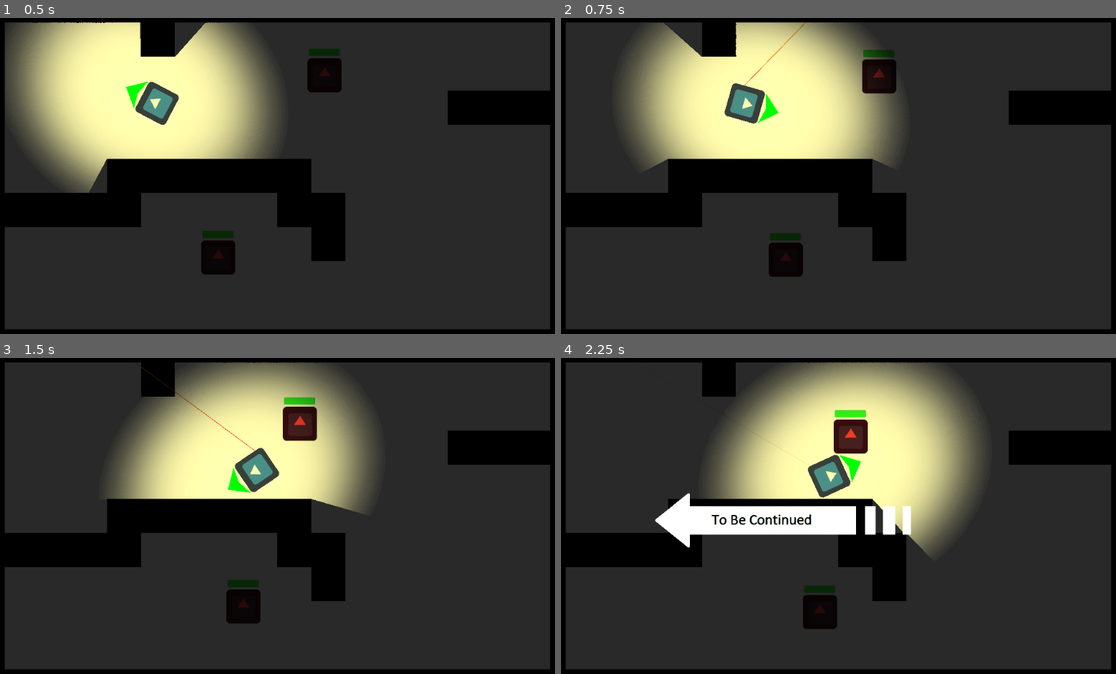
Above: before the commit, frames 1-4 (two rows, left to right).
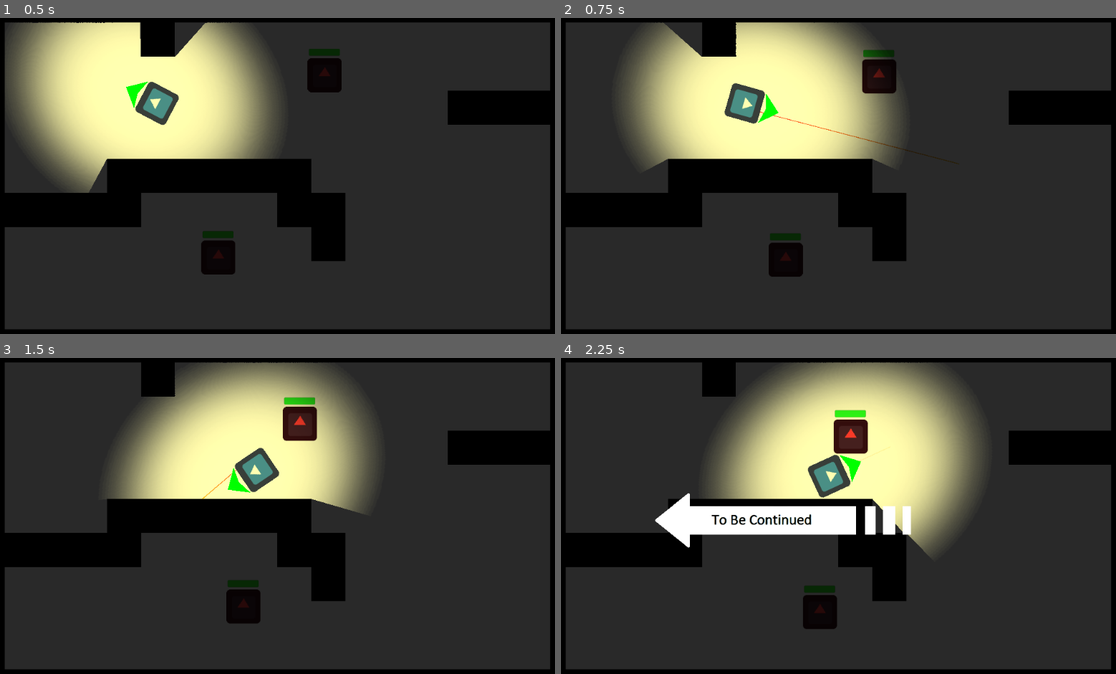
Above: after the commit, the same moments.

Repository: game-prototypes/top-down-godot
Game: Godot game, scene res://scenes/Main.tscn
The game is run twice, just before and just after one commit, with the same random seed, the same clock (stepped at 60 frames per second) and the same inputs. The engine's default icon, where the game draws it, is replaced by a stand-in: a white triangle on a blue panel in a dark square.
Inputs (mouse positions are in pixels of both pictures, inside the frame that each line leads up to):
- Up to frame 1 (0.5 s): no input
- Up to frame 2 (0.75 s): move the mouse to (960, 163) at 0.52 s; hold Right (move_right) from 0.53 s (still down); click (960, 163) at 0.6 s
- Up to frame 3 (1.5 s): move the mouse to (155, 538) at 1.27 s; release Right (move_right) at 1.28 s; hold S (move_down) from 1.28 s (still down); click (155, 538) at 1.35 s
- Up to frame 4 (2.25 s): move the mouse to (888, 446) at 2.02 s; release S (move_down) at 2.03 s; hold Right (move_right) from 2.03 s (still down); click (888, 446) at 2.1 s

Frame 1 is identical in both runs. In frame 2, 0.2% of the frame differs, in the area x 33-72%, y 1-47%; in frame 3, 0.1%; in frame 4, less than 0.1%.
Error in both runs: Invalid get index '1' (on base: 'PoolVector2Array'). (res://entities/enemy/enemy.gd:39)

Commit message:
Fix bullet trail

Diff:
--- a/entities/player/bullet_trail/bullet_trail.gd
+++ b/entities/player/bullet_trail/bullet_trail.gd
@@ -1,11 +1,10 @@
 extends Line2D
 
-class_name BulletTrail
-
 func set_path(origin:Vector2, target:Vector2):
+	# Sets the current line path
 	clear_points()
 	add_point(origin)
 	add_point(target)
 
 func _on_animation_finished(_anim_name):
-	queue_free()
+	queue_free() # Removes the node once the animation finishes (fade)
--- a/entities/player/bullet_trail/bullet_trail.tscn
+++ b/entities/player/bullet_trail/bullet_trail.tscn
@@ -34,9 +34,15 @@
 default_color = Color( 0.603922, 0.305882, 0.164706, 1 )
 gradient = SubResource( 2 )
 script = ExtResource( 1 )
+__meta__ = {
+"_editor_description_": "Line to represent a bullet trail"
+}
 
 [node name="TrailAnimation" type="AnimationPlayer" parent="."]
 autoplay = "bullet_trail"
 anims/bullet_trail = SubResource( 3 )
+__meta__ = {
+"_editor_description_": "This animation will fade in and out the line"
+}
 
 [connection signal="animation_finished" from="TrailAnimation" to="." method="_on_animation_finished"]
--- a/entities/player/player.gd
+++ b/entities/player/player.gd
@@ -1,4 +1,6 @@
 extends KinematicBody2D
+
+class_name Player
 # Our player is a kinematic body because interacts with the physics (e.g. collisions)
 # But it is controlled by the player, not the physics engine
 
@@ -49,7 +51,7 @@
 func _look_update(_delta):
 	# Returns global coordinates of the mouse in the world, not the screen position
 	# Global means that it doesn't matter where the player is
-	var target=get_global_mouse_position()
+	var target=_get_target_position()
 	look_at(target)
 
 func _shoot():
@@ -58,10 +60,12 @@
 	# NOTE: if we were to use a lot of bullets in a performance intensive game, this instancing can be done
 	# beforehand and then use and reuse the same nodes (pooling)
 
-	var target=get_local_mouse_position() # Get mouse position, using the current position as reference
-	gun_raycast.cast_to=target # Where to ray cast?
-	# Raycast, by default, will run on the next physics_process, because we want to run it now, we will force
-	# the update
+	var target=_get_target_position()
+	# Raycast will send a ray to the target, it works with local reference so we
+	# convert the global target to local coordinates
+	gun_raycast.cast_to=to_local(target)
+	# Raycast, by default, will run on the next physics_process
+	# because we want to run it now, we will force the update
 	gun_raycast.force_raycast_update()
 
 	var collision_point=target # If we don't hit anything, the bullet will end on our mouse position
@@ -72,7 +76,7 @@
 		if collision_node.is_in_group("enemy"): # We use groups to identify enemies
 			collision_node.on_damage(damage) # damage the enemy (enemy.gd)
 
-	bullet_instance.set_path(position, target) # Draws the bullet trail path (check bullet_trail.tscn)
+	bullet_instance.set_path(position, collision_point) # Draws the bullet trail path (check bullet_trail.tscn)
 	# To render any node, the node needs to be set as child of any element in the scene. We can set the node
 	# as the child of the player, but then the trail will move along with the player
 	# The owner node will be root scene, that doesn't move, so we set the bullet as part of it
@@ -83,3 +87,8 @@
 		var collider := get_slide_collision(i).collider # The thing we are colliding with
 		if collider.is_in_group("enemy"): # Is an enemy?
 			emit_signal("dead") # DEAD, a signal is emitted, main will take core of our rotting corpse
+
+func _get_target_position():
+	# Returns global coordinates of the mouse in the world, not the screen position
+	# Global means that it doesn't matter where the player is
+	return get_global_mouse_position()
--- a/project.godot
+++ b/project.godot
@@ -9,13 +9,13 @@
 config_version=4
 
 _global_script_classes=[ {
-"base": "Line2D",
-"class": "BulletTrail",
+"base": "KinematicBody2D",
+"class": "Player",
 "language": "GDScript",
-"path": "res://entities/player/bullet_trail/bullet_trail.gd"
+"path": "res://entities/player/player.gd"
 } ]
 _global_script_class_icons={
-"BulletTrail": ""
+"Player": ""
 }
 
 [application]
--- a/scenes/main.gd
+++ b/scenes/main.gd
@@ -2,7 +2,7 @@
 
 # The main script will handle all basic setup and orchestration
 
-onready var player:=$Player
+onready var player:Player=$Player
 # This node constains all enemies as children
 onready var enemies:=$Enemies
 # Text to display on game over
